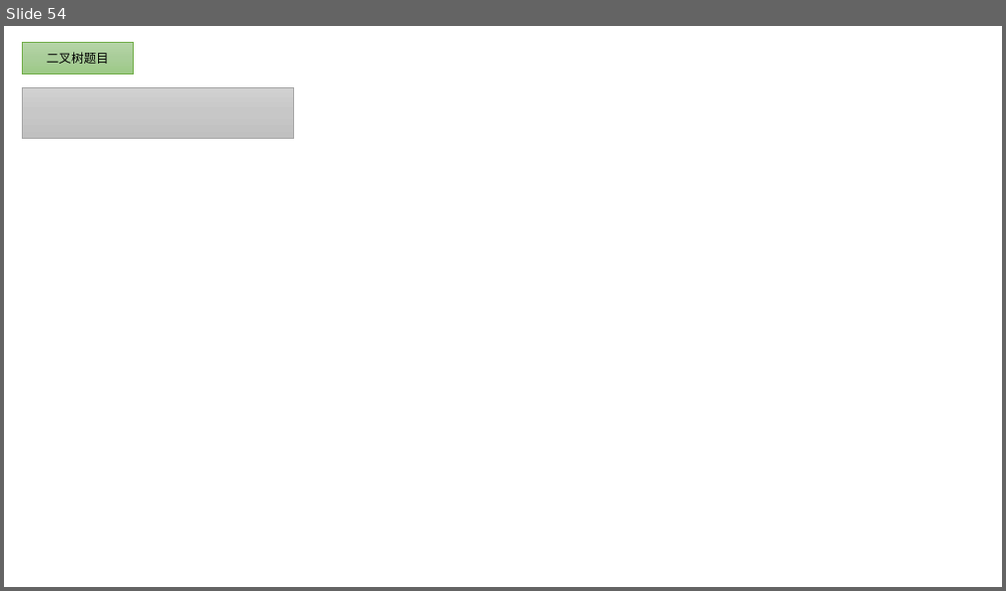
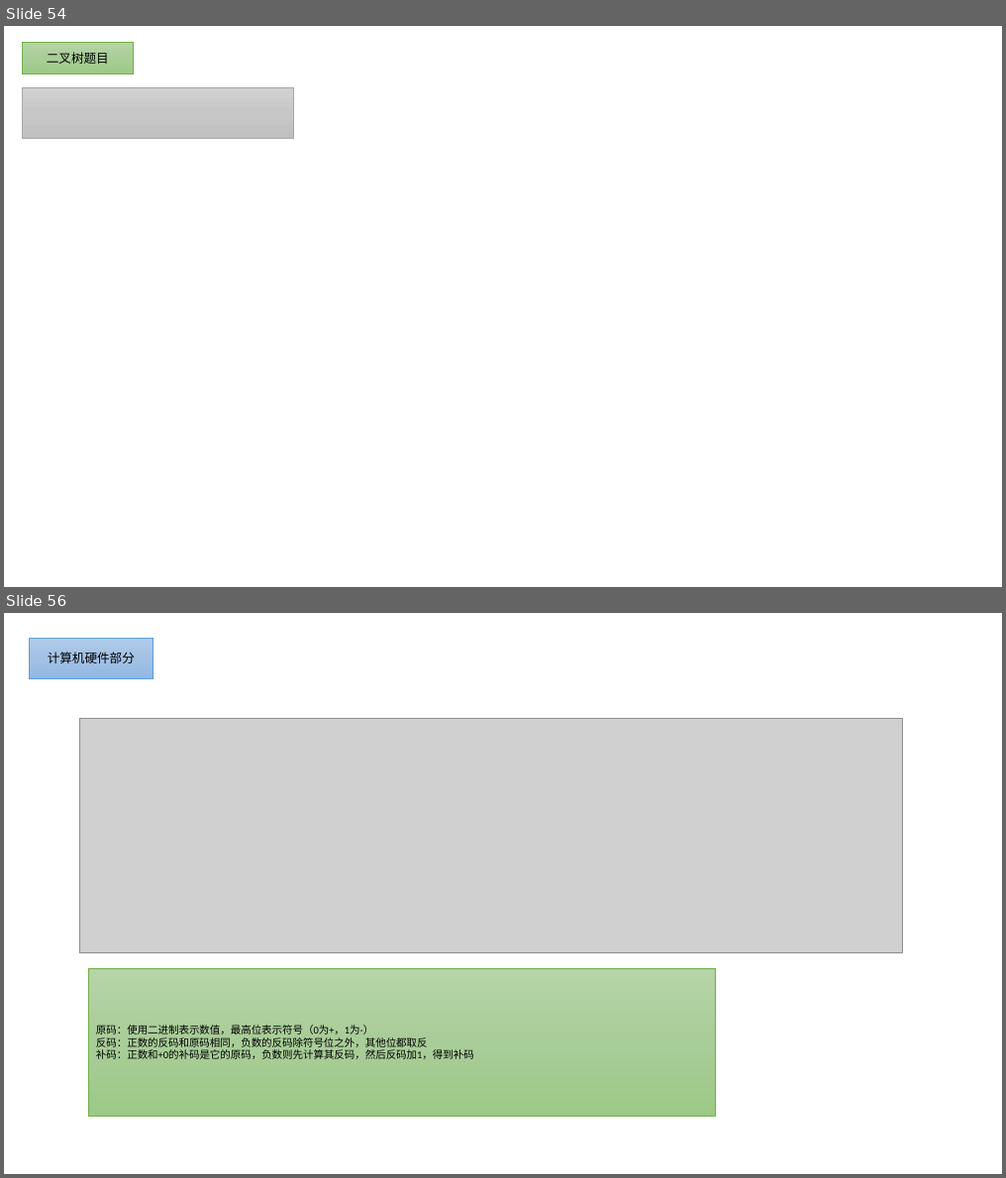
Before and after one commit to nda1992/Reading_Books_Notebook, a slide deck: images/画图PPT.pptx. Shown one above the other, each under a label of ours: slide 54 before the commit, slides 54 and 56 after it; the slides between them are not shown. The pictures are 1006x591 and 1006x1178 pixels, drawn with LibreOffice and Linux fonts; fonts in the diff are those of the drawing; grey boxes stand for pictures. Boxes give left, top, right and bottom in pixels: in the first picture for what was removed or moved away, otherwise in the second. Text is boxed around its words. In the diff, an @@ line names an element or a change of style, - is before the commit and + after.

```diff
--- a/images/画图PPT.pptx
+++ b/images/画图PPT.pptx
@@ slide 56 added at [4,613,1002,1174], background #FFFFFF @@
@@ rectangle added at [30,639,152,678], fill gradient #B1CBE9 to #A3C1E5 to #93B9E4, outline #5B9BD5 0.5 pt, 12 pt, text #000000 @@
+计算机硬件部分
@@ picture added at [79,719,903,953] @@
@@ rectangle added at [88,969,715,1117], fill gradient #B5D5A7 to #AACE9A to #9CC987, outline #70AD47 0.5 pt, 10 pt, text #000000 @@
+原码：使用二进制表示数值，最高位表示符号（0为+，1为-）
+反码：正数的反码和原码相同，负数的反码除符号位之外，其他位都取反
+补码：正数和+0的补码是它的原码，负数则先计算其反码，然后反码加1，得到补码
```
Also in this commit, not shown: 1 slide changed, 5 other slides added, 2 slides removed, 11 other files.
